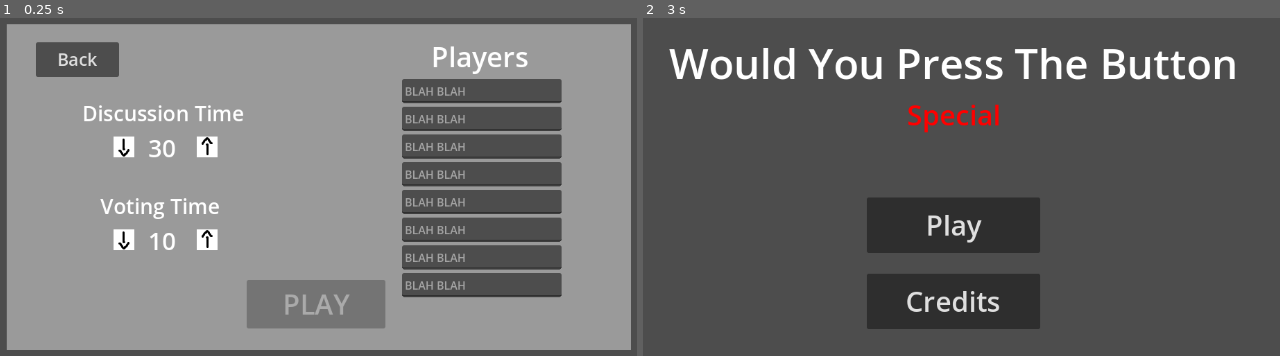
Above: before the commit, frames 1-2 (left to right).
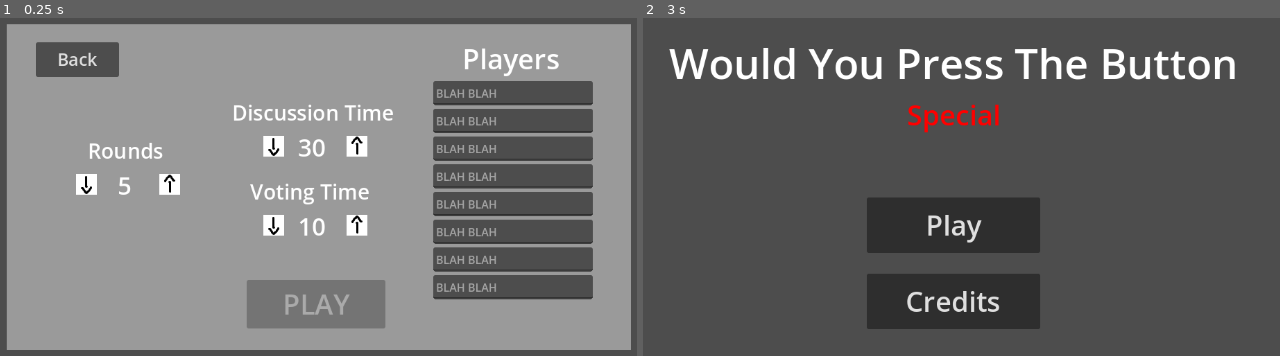
Above: after the commit, the same moments.

Repository: Beepered/WouldYouPressTheButton-Special
Game: Godot game, scene res://scenes/main_menu.tscn
Two runs of this game, one before a commit and one after it. Both use one fixed random seed, a clock stepped at 60 frames per second and the inputs below.
Inputs:
- Up to frame 1 (0.25 s): no input
- Up to frame 2 (3 s): click "Play" at 0.5 s; click "Play" at 1.25 s; click "Play" at 2 s; click "Back" at 2.75 s

The runs differ from the first frame. In frame 1, 14% of the frame differs, in the area x 11-94%, y 8-84%; in frame 2, nothing differs.

Commit message:
unfinished progress bar in play scene

Diff:
--- a/wouldyoupressthebutton-special/scenes/PlayScene.tscn
+++ b/wouldyoupressthebutton-special/scenes/PlayScene.tscn
@@ -1,12 +1,34 @@
-[gd_scene format=3 uid="uid://bxed8hhwxeufi"]
+[gd_scene load_steps=4 format=3 uid="uid://bxed8hhwxeufi"]
+
+[ext_resource type="Script" path="res://scripts/play/discussion.gd" id="1_o8j0k"]
+
+[sub_resource type="StyleBoxFlat" id="StyleBoxFlat_cwot8"]
+bg_color = Color(0.721569, 0, 0, 1)
+
+[sub_resource type="StyleBoxFlat" id="StyleBoxFlat_3lfi2"]
+bg_color = Color(1.92523e-06, 0.698328, 0.307629, 1)
 
 [node name="PlayScene" type="Node2D"]
 
-[node name="CanvasLayer" type="CanvasLayer" parent="."]
+[node name="ProgressBar" type="ProgressBar" parent="."]
+offset_right = 1150.0
+offset_bottom = 40.0
+theme_override_styles/background = SubResource("StyleBoxFlat_cwot8")
+theme_override_styles/fill = SubResource("StyleBoxFlat_3lfi2")
+value = 9.15
+show_percentage = false
 
-[node name="Label" type="Label" parent="CanvasLayer"]
-offset_left = 510.0
-offset_top = 94.0
-offset_right = 591.0
-offset_bottom = 117.0
-text = "play scene"
+[node name="Discussion" type="CanvasLayer" parent="."]
+script = ExtResource("1_o8j0k")
+
+[node name="prompt" type="Label" parent="Discussion"]
+offset_left = 112.0
+offset_top = 93.0
+offset_right = 1030.0
+offset_bottom = 260.0
+theme_override_font_sizes/font_size = 30
+text = "Prompt"
+horizontal_alignment = 1
+vertical_alignment = 1
+
+[node name="Timer" type="Timer" parent="Discussion"]
--- a/wouldyoupressthebutton-special/scenes/main_menu.tscn
+++ b/wouldyoupressthebutton-special/scenes/main_menu.tscn
@@ -1,10 +1,11 @@
-[gd_scene load_steps=7 format=3 uid="uid://bdyqluc1cfnb8"]
+[gd_scene load_steps=8 format=3 uid="uid://bdyqluc1cfnb8"]
 
 [ext_resource type="Texture2D" uid="uid://bgygn6ii42cpa" path="res://sprites/pixel.png" id="1_1bg67"]
 [ext_resource type="Script" path="res://scripts/menu/main_menu.gd" id="1_77ssq"]
 [ext_resource type="Texture2D" uid="uid://dve4ik6nav6mk" path="res://sprites/arrow.png" id="3_8h1ks"]
 [ext_resource type="Script" path="res://scripts/menu/discussSettingArrow.gd" id="4_flmkl"]
 [ext_resource type="Script" path="res://scripts/menu/voteSettingArrow.gd" id="4_ntwn2"]
+[ext_resource type="Script" path="res://scripts/menu/roundSettingArrow.gd" id="4_xe8hp"]
 
 [sub_resource type="RectangleShape2D" id="RectangleShape2D_srou7"]
 size = Vector2(30, 30)
@@ -83,11 +84,55 @@
 theme_override_font_sizes/font_size = 25
 text = "Back"
 
+[node name="Rounds" type="Label" parent="CanvasLayer/Settings"]
+offset_left = 193.0
+offset_top = 235.0
+offset_right = 426.0
+offset_bottom = 277.0
+theme_override_font_sizes/font_size = 30
+text = "Rounds"
+horizontal_alignment = 1
+vertical_alignment = 1
+
+[node name="num" type="Label" parent="CanvasLayer/Settings/Rounds"]
+layout_mode = 0
+offset_left = 70.0
+offset_top = 47.0
+offset_right = 160.0
+offset_bottom = 96.0
+theme_override_font_sizes/font_size = 35
+text = "5"
+horizontal_alignment = 1
+vertical_alignment = 1
+
+[node name="decrease" type="Sprite2D" parent="CanvasLayer/Settings/Rounds"]
+position = Vector2(60, 70)
+rotation = 3.14159
+texture = ExtResource("3_8h1ks")
+script = ExtResource("4_xe8hp")
+change = -1
+
+[node name="Area2D" type="Area2D" parent="CanvasLayer/Settings/Rounds/decrease"]
+
+[node name="CollisionShape2D" type="CollisionShape2D" parent="CanvasLayer/Settings/Rounds/decrease/Area2D"]
+shape = SubResource("RectangleShape2D_srou7")
+
+[node name="increase" type="Sprite2D" parent="CanvasLayer/Settings/Rounds"]
+position = Vector2(180, 70)
+texture = ExtResource("3_8h1ks")
+script = ExtResource("4_xe8hp")
+change = 1
+
+[node name="Area2D" type="Area2D" parent="CanvasLayer/Settings/Rounds/increase"]
+
+[node name="CollisionShape2D" type="CollisionShape2D" parent="CanvasLayer/Settings/Rounds/increase/Area2D"]
+shape = SubResource("RectangleShape2D_srou7")
+
 [node name="DiscussionTime" type="Label" parent="CanvasLayer/Settings"]
-offset_left = 247.0
-offset_top = 181.0
-offset_right = 480.0
-offset_bottom = 223.0
+offset_left = 463.0
+offset_top = 180.0
+offset_right = 696.0
+offset_bottom = 222.0
 theme_override_font_sizes/font_size = 30
 text = "Discussion Time"
 horizontal_alignment = 1
@@ -128,10 +173,10 @@
 shape = SubResource("RectangleShape2D_srou7")
 
 [node name="VotingTime" type="Label" parent="CanvasLayer/Settings"]
-offset_left = 247.0
-offset_top = 315.0
-offset_right = 472.0
-offset_bottom = 357.0
+offset_left = 463.0
+offset_top = 294.0
+offset_right = 688.0
+offset_bottom = 336.0
 theme_override_font_sizes/font_size = 30
 text = "Voting Time"
 horizontal_alignment = 1
@@ -172,10 +217,10 @@
 shape = SubResource("RectangleShape2D_srou7")
 
 [node name="NumPlayers" type="Label" parent="CanvasLayer/Settings"]
-offset_left = 708.0
-offset_top = 93.0
-offset_right = 933.0
-offset_bottom = 148.0
+offset_left = 753.0
+offset_top = 96.0
+offset_right = 978.0
+offset_bottom = 151.0
 theme_override_font_sizes/font_size = 40
 text = "Players"
 horizontal_alignment = 1
@@ -330,6 +375,10 @@
 [connection signal="button_down" from="CanvasLayer/SettingButton" to="." method="_on_setting_button_button_down"]
 [connection signal="button_down" from="CanvasLayer/Credits Button" to="." method="_on_credits_button_down"]
 [connection signal="button_down" from="CanvasLayer/Settings/BackButton" to="." method="_on_button_button_down"]
+[connection signal="mouse_entered" from="CanvasLayer/Settings/Rounds/decrease/Area2D" to="CanvasLayer/Settings/Rounds/decrease" method="_on_area_2d_mouse_entered"]
+[connection signal="mouse_exited" from="CanvasLayer/Settings/Rounds/decrease/Area2D" to="CanvasLayer/Settings/Rounds/decrease" method="_on_area_2d_mouse_exited"]
+[connection signal="mouse_entered" from="CanvasLayer/Settings/Rounds/increase/Area2D" to="CanvasLayer/Settings/Rounds/increase" method="_on_area_2d_mouse_entered"]
+[connection signal="mouse_exited" from="CanvasLayer/Settings/Rounds/increase/Area2D" to="CanvasLayer/Settings/Rounds/increase" method="_on_area_2d_mouse_exited"]
 [connection signal="mouse_entered" from="CanvasLayer/Settings/DiscussionTime/decrease/Area2D" to="CanvasLayer/Settings/DiscussionTime/decrease" method="_on_area_2d_mouse_entered"]
 [connection signal="mouse_exited" from="CanvasLayer/Settings/DiscussionTime/decrease/Area2D" to="CanvasLayer/Settings/DiscussionTime/decrease" method="_on_area_2d_mouse_exited"]
 [connection signal="mouse_entered" from="CanvasLayer/Settings/DiscussionTime/increase/Area2D" to="CanvasLayer/Settings/DiscussionTime/increase" method="_on_area_2d_mouse_entered"]
--- a/wouldyoupressthebutton-special/scripts/global.gd
+++ b/wouldyoupressthebutton-special/scripts/global.gd
@@ -4,6 +4,7 @@
 extends Node
 
 var numPlayers = 0
+var numRounds = 5
 var discussTime = 30
 var voteTime = 10
 
--- a/wouldyoupressthebutton-special/scripts/menu/main_menu.gd
+++ b/wouldyoupressthebutton-special/scripts/menu/main_menu.gd
@@ -9,6 +9,7 @@
 
 
 func _process(delta: float) -> void:
+	$CanvasLayer/Settings/Rounds/num.text = str(Global.numRounds)
 	$"CanvasLayer/Settings/DiscussionTime/time text".text = str(Global.discussTime)
 	$"CanvasLayer/Settings/VotingTime/time text".text = str(Global.voteTime)
 	if(checkNumPlayers() >= 5):
--- /dev/null
+++ b/wouldyoupressthebutton-special/scripts/menu/roundSettingArrow.gd
@@ -0,0 +1,24 @@
+extends Sprite2D
+
+@export var change = 0
+
+var minRounds = 3;
+var maxRounds = 20
+
+var mouseOver = false
+
+func _input(event):
+	if mouseOver && event is InputEventMouseButton:
+		if event.button_index == MOUSE_BUTTON_LEFT && event.pressed:
+			if(Global.numRounds + change >= minRounds && Global.numRounds + change <= maxRounds):
+				Global.numRounds += change;
+
+
+func _on_area_2d_mouse_entered() -> void:
+	mouseOver = true
+	modulate = Color(0, 0, 1)
+
+
+func _on_area_2d_mouse_exited() -> void:
+	mouseOver = false
+	modulate = Color(1, 1, 1)
--- /dev/null
+++ b/wouldyoupressthebutton-special/scripts/play/discussion.gd
@@ -0,0 +1,12 @@
+extends CanvasLayer
+
+
+@onready var timer = $Timer
+func _ready() -> void:
+	timer.timeout = Global.discussTime
+
+func _process(delta: float) -> void:
+	pass
+
+func begin_discussion():
+	timer.start()
